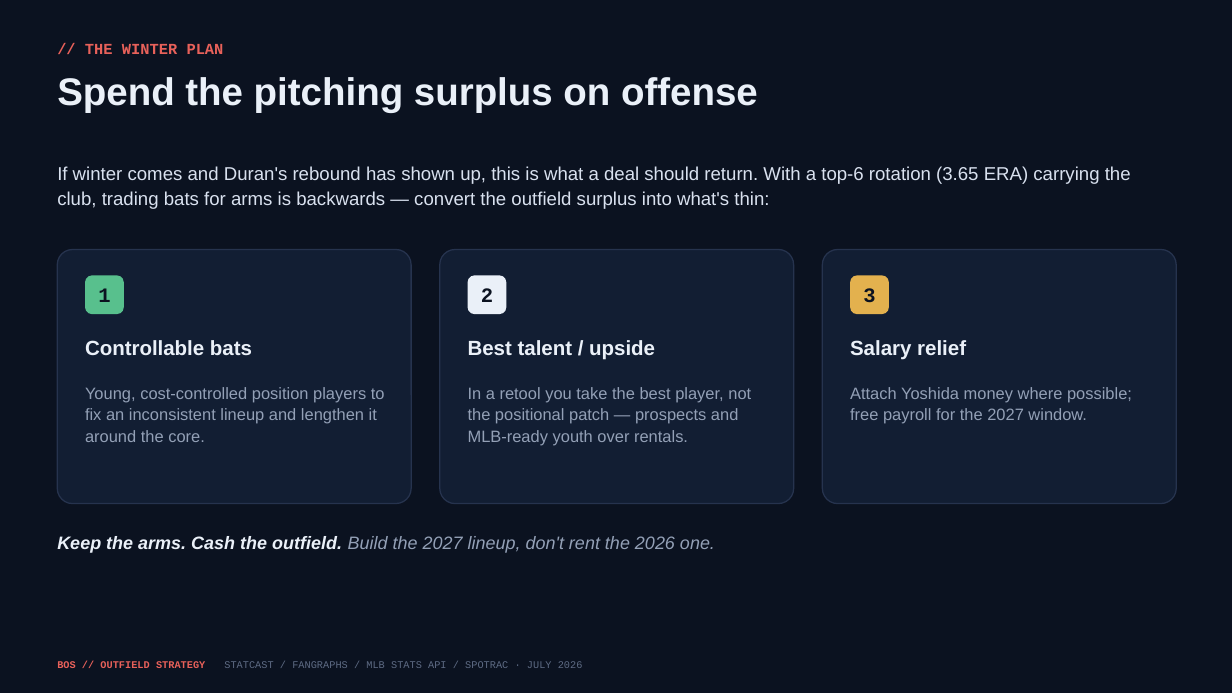
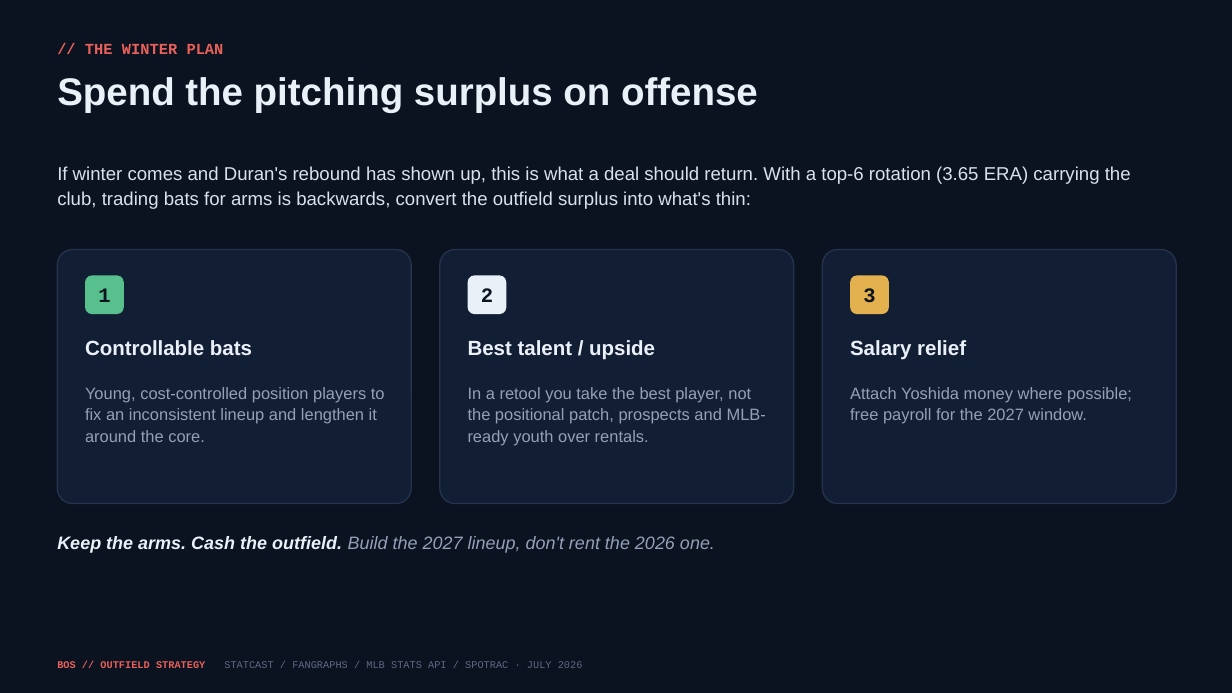
Before and after one commit to justinloo12/jarren-duran-outlier-analysis, a slide deck: slide 15 of outputs/Red_Sox_Outfield_Strategy.pptx. Drawn at 1232x693 pixels with LibreOffice and Linux fonts; fonts in the diff are those of the drawing. Boxes give left, top, right and bottom in pixels: in the first picture for what was removed or moved away, otherwise in the second. Text is boxed around its words. In the diff, an @@ line names an element or a change of style, - is before the commit and + after.

```diff
--- a/outputs/Red_Sox_Outfield_Strategy.pptx
+++ b/outputs/Red_Sox_Outfield_Strategy.pptx
@@ text at bbox=[57, 166, 1131, 209]: text changed @@
-If winter comes and Duran's rebound has shown up, this is what a deal should return. With a top-6 rotation (3.65 ERA) carrying the club, trading bats for arms is backwards — convert the outfield surplus into what's thin:
+If winter comes and Duran's rebound has shown up, this is what a deal should return. With a top-6 rotation (3.65 ERA) carrying the club, trading bats for arms is backwards, convert the outfield surplus into what's thin:
@@ text at bbox=[468, 387, 766, 446]: text changed @@
-In a retool you take the best player, not the positional patch — prospects and MLB-ready youth over rentals.
+In a retool you take the best player, not the positional patch, prospects and MLB-ready youth over rentals.
```
Also in this commit, not shown: 13 other slides changed, 6 other files.
